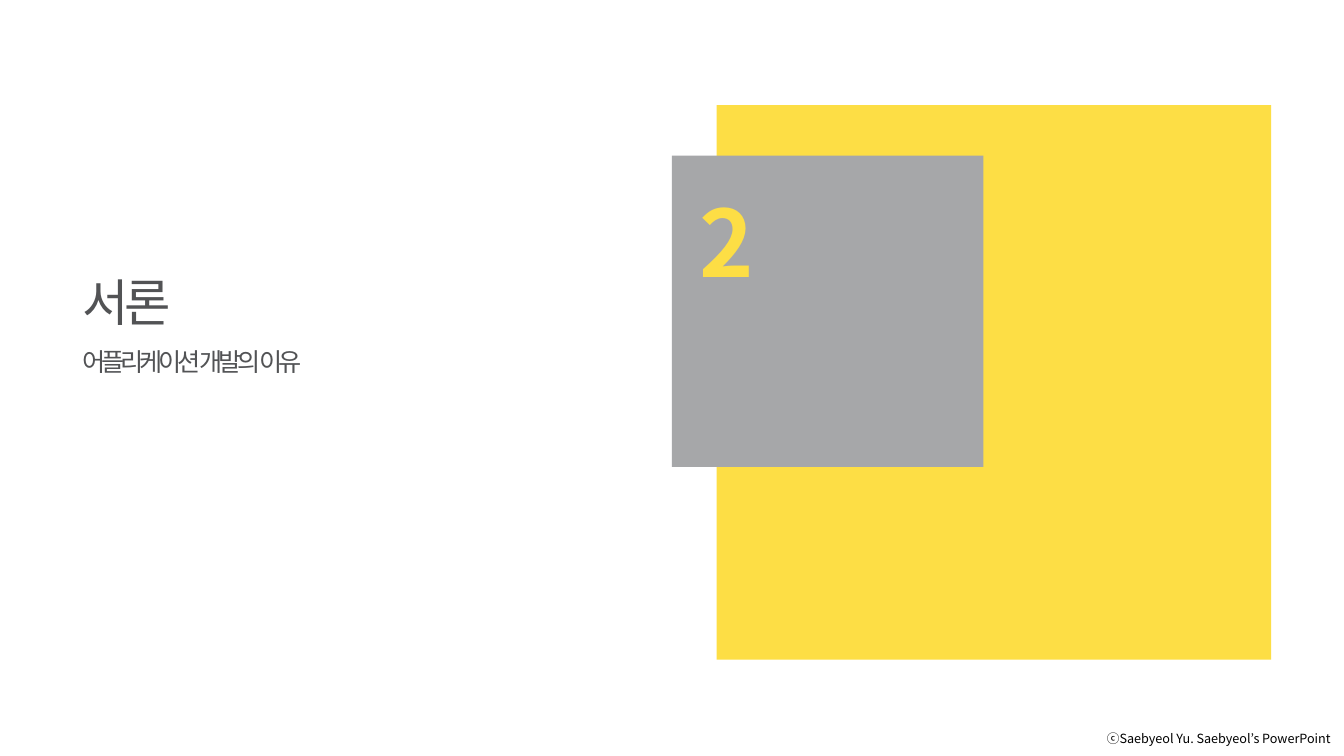
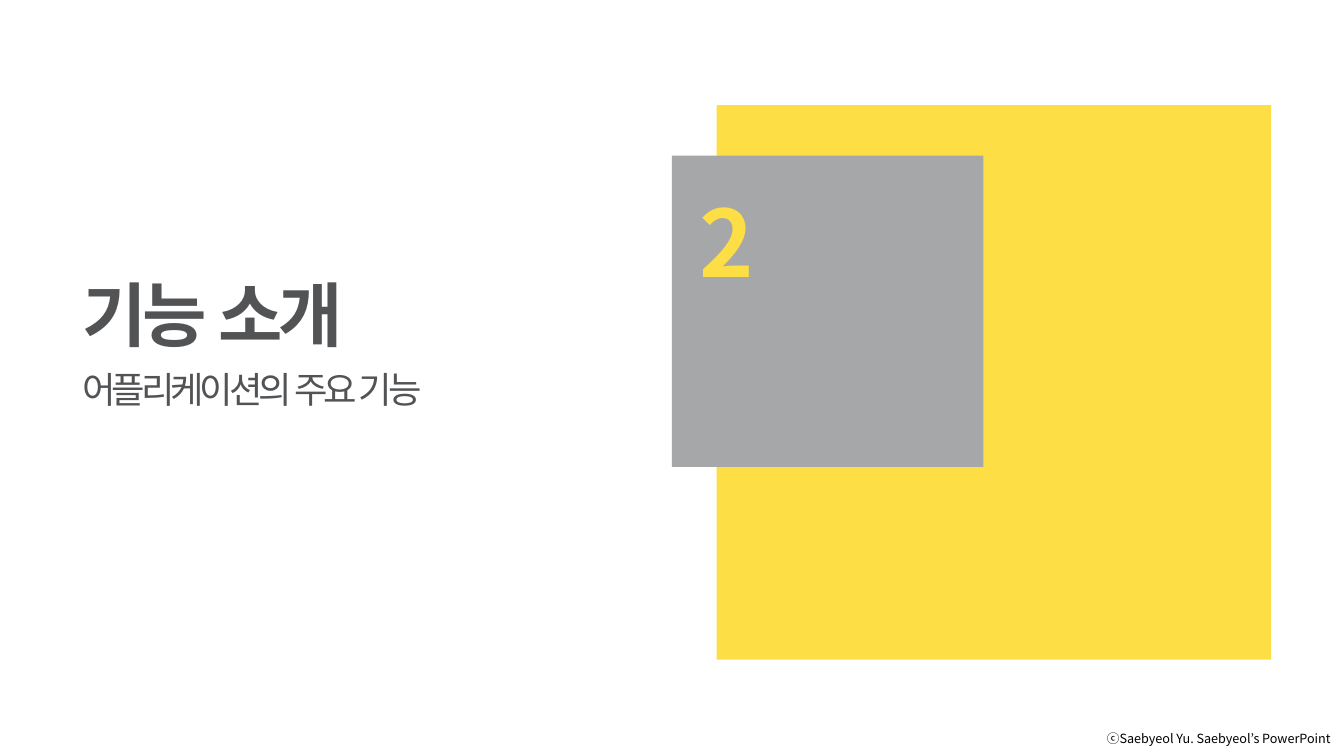
Before and after one commit to kkcchh9999/Work-out_Record_App, a slide deck: slide 8 of Document/A-Team 발표자료.pptx (slide 9 before the commit). Drawn at 1344x756 pixels with LibreOffice and Linux fonts; fonts in the diff are those of the drawing. Boxes give left, top, right and bottom in pixels: in the first picture for what was removed or moved away, otherwise in the second. Text is boxed around its words. In the diff, an @@ line names an element or a change of style, - is before the commit and + after.

```diff
--- a/Document/A-Team 발표자료.pptx
+++ b/Document/A-Team 발표자료.pptx
@@ text at (83,282,344,347): text changed; size 36 to 50 pt; bold on @@
-서론
+기능 소개
@@ text at (83,373,422,406): text changed; size 18 to 26 pt @@
-어플리케이션 개발의 이유
+어플리케이션의 주요 기능
```
Also in this commit, not shown: 4 other slides changed, 4 slides added, 1 slide removed.
